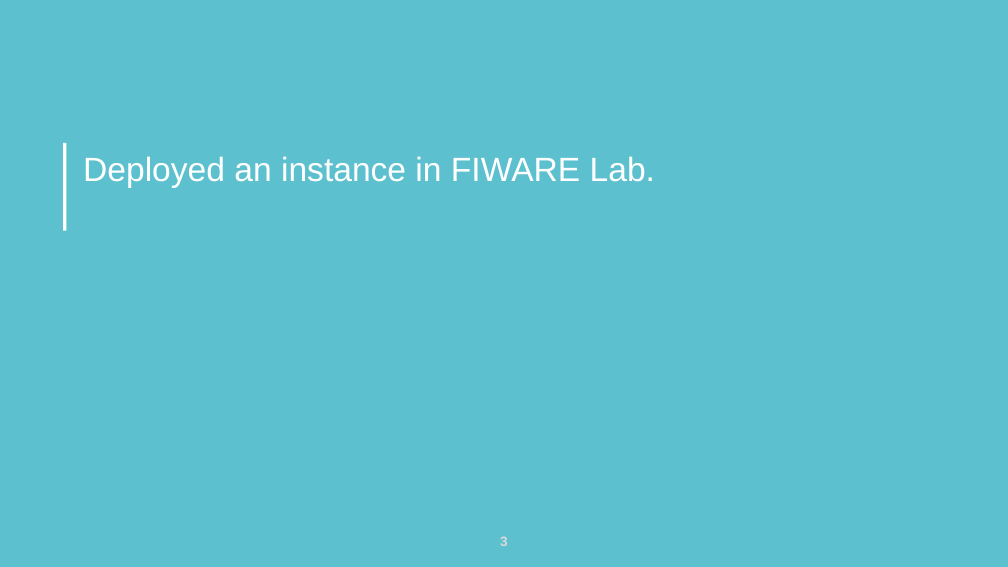
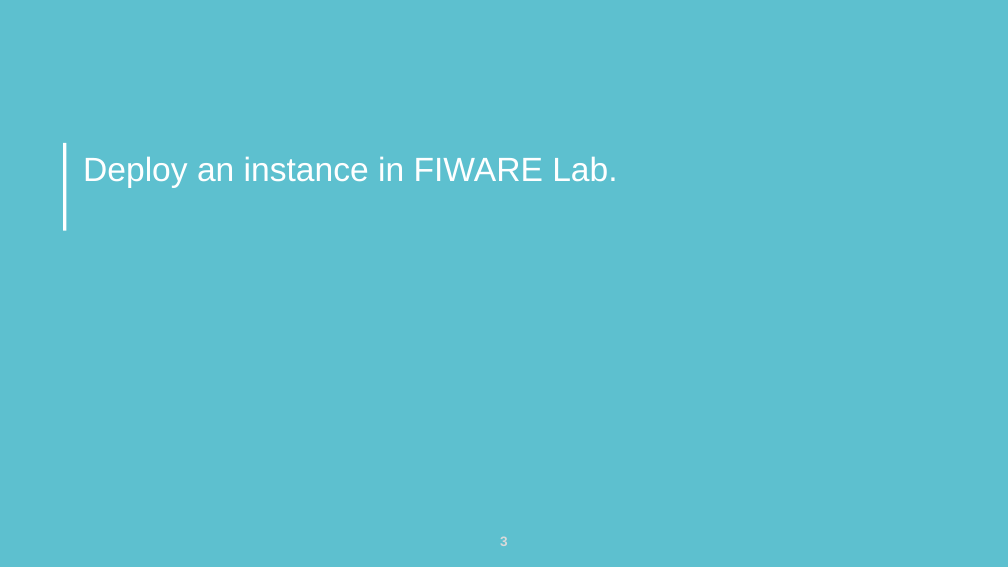
Before and after one commit to jicarretero/SummitMalaga2017, a slide deck: slide 3 of FiwareImageHandling.odp. Drawn at 1008x567 pixels with LibreOffice and Linux fonts; fonts in the diff are those of the drawing; background and template pictures are left out. Boxes give left, top, right and bottom in pixels: in the first picture for what was removed or moved away, otherwise in the second. Text is boxed around its words. In the diff, an @@ line names an element or a change of style, - is before the commit and + after.

```diff
--- a/FiwareImageHandling.odp
+++ b/FiwareImageHandling.odp
@@ title at (83,156,617,188): text changed @@
-Deployed an instance in FIWARE Lab.
+Deploy an instance in FIWARE Lab.
```
Also in this commit, not shown: 2 other slides changed, 2 other files.
